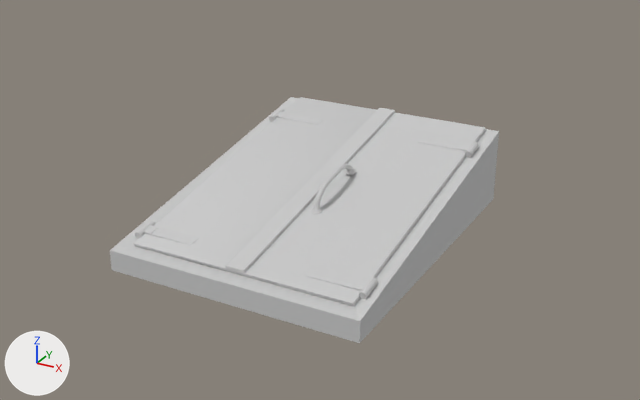
The FBX model Anomaly/Assets/Anomaly/Art/3D_Objects/Medium Prop/Basement Door/basement door.FBX, before and after one commit.
Camera for both pictures: a 50 mm camera at (2.5, -4.52, 2.24) aimed at (0.04, -0.06, 0.0). The lights are fixed; the arrows at lower left show +X, +Y and +Z.

The first picture shows 'base', 'bolt', 'bolt.001', 'left door', 'right door'.
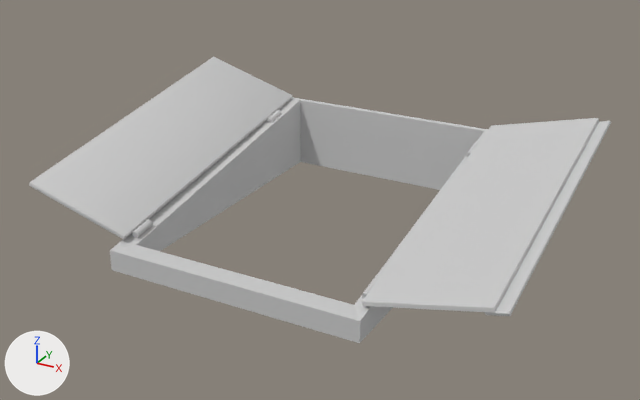
Location of each change, (x1, y1, x2, y2) in pixels of the pictures (640 x 400 px):
'right door', moved, turned, rescaled: before (226, 108, 486, 306); after (362, 118, 611, 316)
'left door', moved, turned, rescaled: before (134, 97, 377, 274); after (29, 57, 293, 240)
'bolt.001', reshaped, moved, turned, rescaled: before (305, 137, 479, 299); after (132, 110, 282, 238)
'bolt', moved, turned, rescaled: before (135, 108, 323, 245); after (362, 142, 478, 299)
'handle', moved, turned, rescaled (not visible afterwards): before (311, 164, 356, 214)
part 1 of me_mesh_003, deleted: before (305, 268, 378, 299)
part 2 of me_mesh_003, deleted: before (418, 137, 479, 158)
part 3 of me_mesh_003, added: after (132, 219, 153, 238)
part 4 of me_mesh_003, added: after (266, 110, 282, 122)

Diff of the bpy script that builds the scene:
```diff
--- a/Anomaly/Assets/Anomaly/Art/3D_Objects/Medium Prop/Basement Door/basement door.FBX.py
+++ b/Anomaly/Assets/Anomaly/Art/3D_Objects/Medium Prop/Basement Door/basement door.FBX.py
@@ me_mesh_003 @@
 # used by ob_bolt_001; parent = ob_base; location = (57.39, -4.399, 7.154); rotation_euler = (-2.967, 0.0, 0.0), in degrees (-170, 0, 0); scale = (-1.0, -1.0, -1.0)
-me_mesh_003.from_pydata(...)  # 240 vertices, 272 faces; spans x -19.0..19.0, y -85.0..85.0, z -3.0..3.0
+me_mesh_003.from_pydata(...)  # 240 vertices, 472 faces; spans x 0.0..39.0, y -3.0..2.0, z -87.0..82.0
+# me_mesh_003 part 1: 120 vertices removed from x -19.0..19.0, y -85.0..-71.0, z -3.0..2.0
+# me_mesh_003 part 2: 120 vertices removed from x -19.0..19.0, y 71.0..85.0, z -2.0..3.0
+# me_mesh_003 part 3: 120 vertices added at x 0.0..39.0, y -3.0..1.0, z 68.0..82.0
+# me_mesh_003 part 4: 120 vertices added at x 0.0..39.0, y -2.0..2.0, z -87.0..-73.0
 me_mesh_003.materials.append(mat_blot)
@@ ob_bolt @@
 ob_bolt.parent = ob_base
-ob_bolt.location = (-57.2, -4.399, 7.154)
-ob_bolt.rotation_euler = (0.175, 0.0, 0.0)  # degrees (10, 0, 0)
+ob_bolt.location = (75.18, -4.399, 6.849)
+ob_bolt.rotation_euler = (-0.192, 0.242, 3.102)  # degrees (-11, 14, 178)
+ob_bolt.scale = (-1.0, -1.0, -1.0)
@@ ob_bolt_001 @@
 ob_bolt_001.parent = ob_base
-ob_bolt_001.location = (57.39, -4.399, 7.154)
-ob_bolt_001.rotation_euler = (-2.967, 0.0, 0.0)  # degrees (-170, 0, 0)
-ob_bolt_001.scale = (-1.0, -1.0, -1.0)
+ob_bolt_001.location = (-74.11, -6.939, 4.805)
+ob_bolt_001.rotation_euler = (1.387, -2.827, 0.0574)  # degrees (79, -162, 3.3)
@@ ob_left_door @@
 ob_left_door = bpy.data.objects.new('left door', me_mesh_002)
-ob_left_door.parent = ob_bolt
-ob_left_door.location = (21.48, 8.489, -0.868)
+ob_left_door.parent = ob_bolt_001
+ob_left_door.location = (41.08, -1.309, -10.99)
+ob_left_door.rotation_euler = (-1.571, 0.0, 0.0)  # degrees (-90, 0, 0)
@@ ob_right_door @@
 ob_right_door = bpy.data.objects.new('right door', me_mesh_004)
-ob_right_door.parent = ob_bolt_001
-ob_right_door.location = (24.29, 8.489, 0.0597)
+ob_right_door.parent = ob_bolt
+ob_right_door.location = (42.07, 8.524, -0.151)
 ob_right_door.rotation_euler = (3.142, 0.0, 0.0)  # degrees (180, 0, 0)
```
